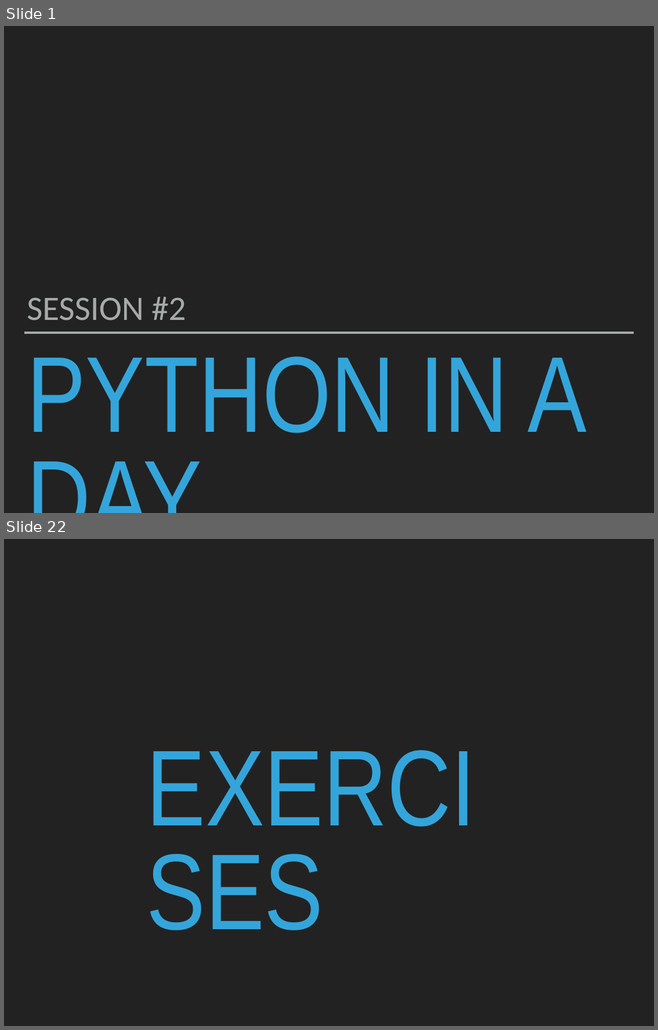
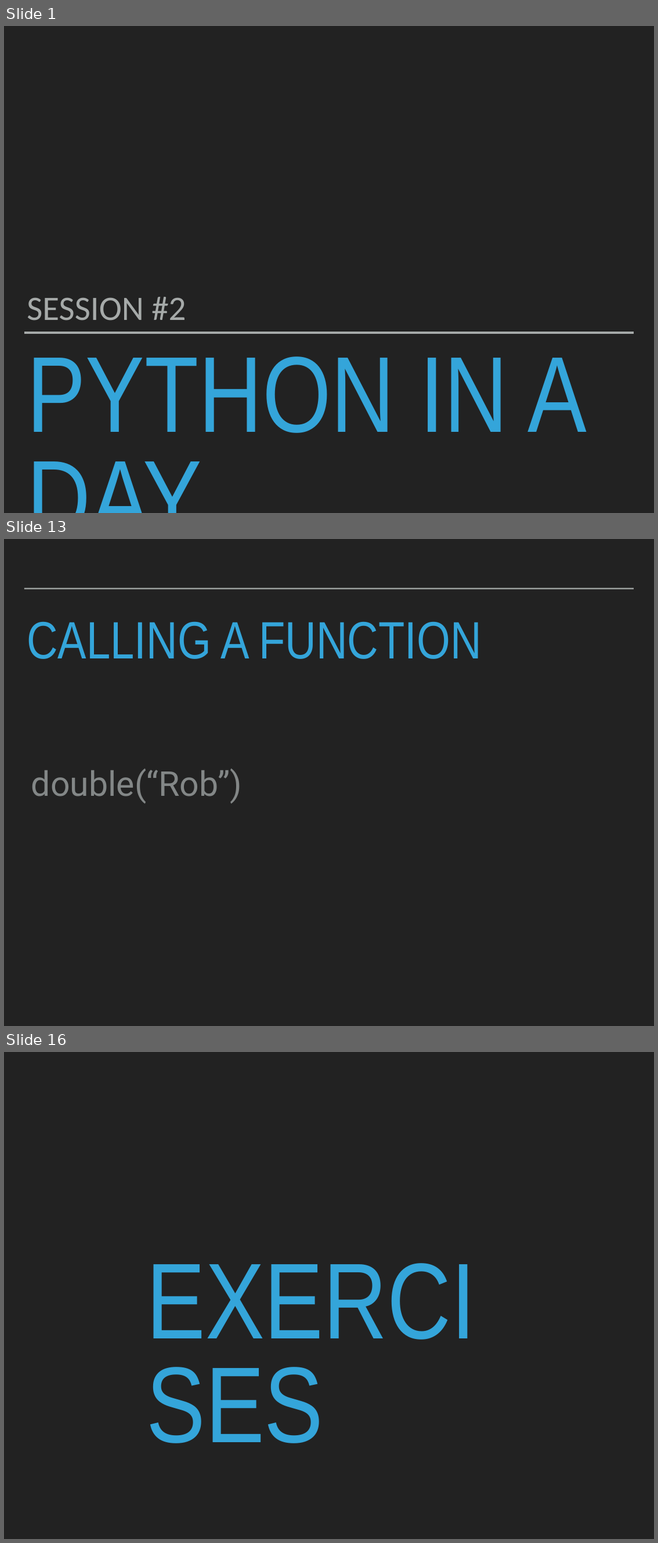
Before and after one commit to robcarrington/PythonInADay, a slide deck: Session2_Slides.pptx. Shown one above the other, each under a label of ours: slides 1 and 22 before the commit, slides 1, 13 and 16 after it; the slides between them are not shown. The pictures are 658x1030 and 658x1543 pixels, drawn with LibreOffice and Linux fonts; fonts in the diff are those of the drawing. Boxes give left, top, right and bottom in pixels: in the first picture for what was removed or moved away, otherwise in the second. Text is boxed around its words. In the diff, an @@ line names an element or a change of style, - is before the commit and + after.

```diff
--- a/Session2_Slides.pptx
+++ b/Session2_Slides.pptx
@@ slide 13 added at [4, 539, 654, 1026], background #222222 @@
@@ line added from (24, 589) to (633, 589), #A6AAA9 2 pt @@
@@ title added at [27, 622, 481, 659], 82.8 pt, text #34A5DA @@
+CALLING A FUNCTION
@@ text added at [31, 769, 242, 803], 54 pt, text #838787 @@
+double(“Rob”)
@@ what was slide 22 is now slide 16 @@
```
Also in this commit, not shown: 22 other slides added, 56 slides removed, 2 other files.
